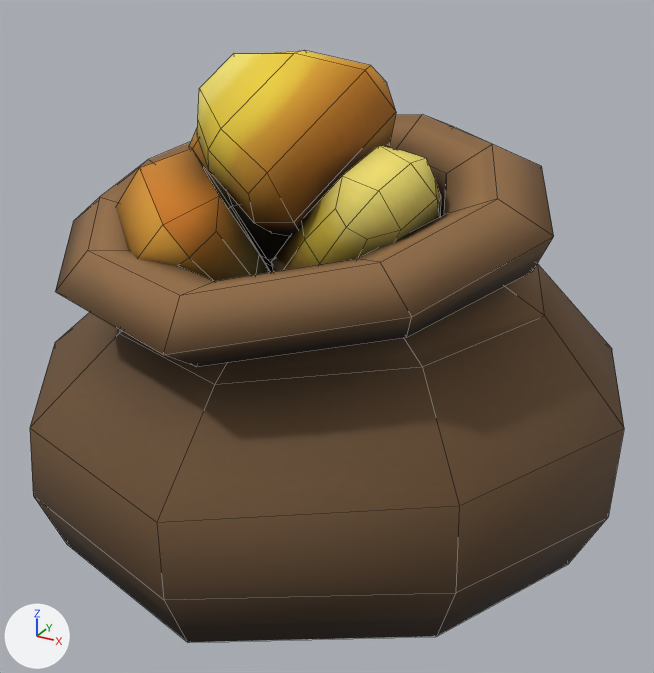
One commit to the FBX model MegaPouleUnity/Assets/Models/Bonus/SacGraines.FBX: the scene before it, then after it.
One viewpoint serves both versions: a 50 mm camera at (0.903, -1.553, 1.289) aimed at (0.05, -0.001, 0.513). Arrows for +X, +Y and +Z are at lower left; the lights stay in place. Mesh edges are drawn as thin lines.

The older version as bpy lines, for what is in view:
```python
me_mesh = bpy.data.meshes.new('Mesh')
me_mesh.from_pydata(...)  # 258 vertices, 258 faces; spans x -0.635..0.671, y -0.61..0.62, z 0.004..1.096
me_mesh.materials.append(mat_bonus)  # picture img_bonus_d_png
ob_sacgraines = bpy.data.objects.new('SacGraines', me_mesh)
ob_sacgraines.location = (0.0, 0.0, 0.0)
```
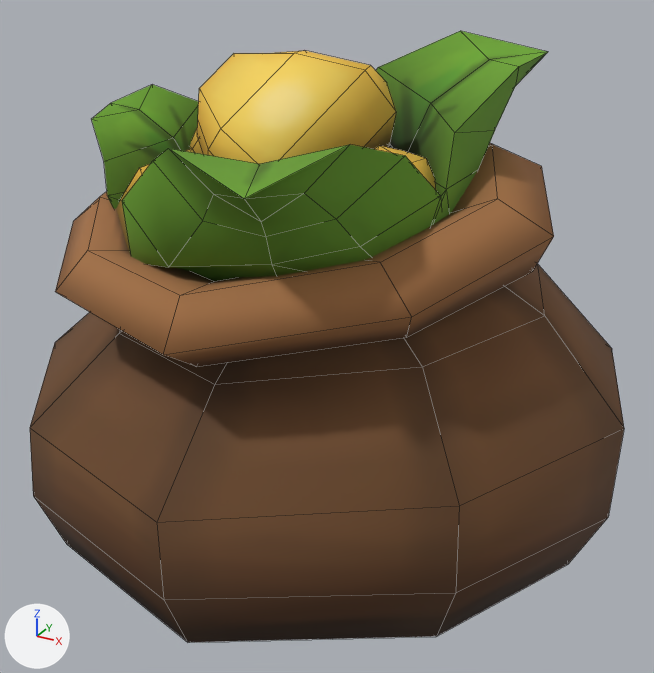
The newer file is also turned or shifted as a whole; pictures and numbers use the older file's frame.

Changed parts and their boxes (x1, y1, x2, y2) in the pictures (654 x 673 px):
'SacGraines', reshaped: before (30, 51, 624, 642); after (30, 31, 624, 642)
part 1 of me_mesh, added (green): after (376, 31, 548, 223)
part 2 of me_mesh, added (green): after (92, 85, 198, 209)
part 3 of me_mesh, added (green): after (122, 144, 441, 281)
part 4 of me_mesh, recoloured: (34, 51, 622, 575) in both

The change, as a diff of the scene's bpy script:
```diff
--- a/MegaPouleUnity/Assets/Models/Bonus/SacGraines.FBX.py
+++ b/MegaPouleUnity/Assets/Models/Bonus/SacGraines.FBX.py
@@ img_elements_1_png @@
+img_elements_1_png = load_image('Elements_1.png', '../../Textures/Elements_1.png', 2048, 2048, 'sRGB')
@@ mat_elements_1 @@
+mat_elements_1 = principled_material('Elements-1')
+mat_elements_1.texture = img_elements_1_png
+mat_elements_1.roughness = 0.859
@@ me_mesh @@
 # used by ob_sacgraines; location = (0.0, 0.0, 0.0)
-me_mesh.from_pydata(...)  # 258 vertices, 258 faces; spans x -0.635..0.671, y -0.61..0.62, z 0.004..1.096
+me_mesh.from_pydata(...)  # 366 vertices, 372 faces; spans x -0.635..0.671, y -0.61..0.62, z 0.004..1.119
+# me_mesh part 1: a new loose piece of 36 vertices spanning x -0.08..0.396, y -0.142..0.262, z 0.649..1.119, in mat_elements_1 (picture img_elements_1_png)
+# me_mesh part 2: a new loose piece of 36 vertices spanning x -0.471..-0.19, y -0.194..0.188, z 0.664..0.997, in mat_elements_1 (picture img_elements_1_png)
+# me_mesh part 3: a new loose piece of 36 vertices spanning x -0.214..0.338, y -0.541..-0.02, z 0.58..1.012, in mat_elements_1 (picture img_elements_1_png)
+# me_mesh part 4: 258 faces spanning x -0.635..0.671, y -0.61..0.62, z 0.004..1.096 switch from mat_bonus (picture img_bonus_d_png) to mat_elements_1 (picture img_elements_1_png)
```
